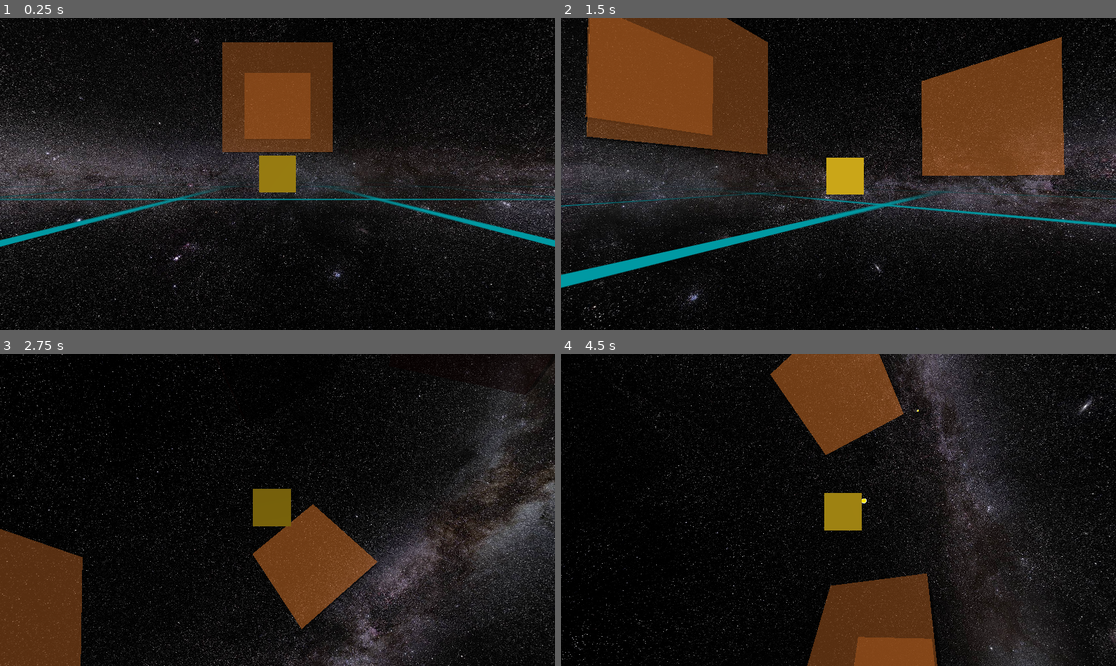
Above: before the commit, frames 1-4 (two rows, left to right).
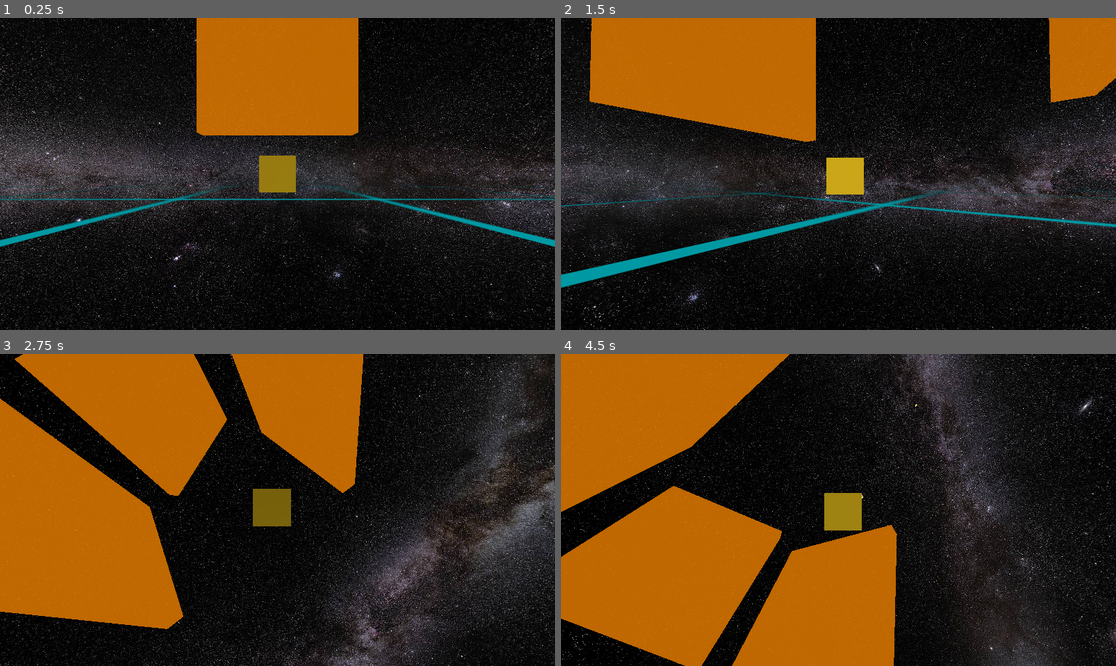
Above: after the commit, the same moments.

Repository: david-andrew/Aberration
Game: Godot game, scene res://world.tscn
Same seed, same stepped clock (60 frames per second), same inputs: the game is played once before the commit and once after it.
Inputs:
- Up to frame 1 (0.25 s): no input
- Up to frame 2 (1.5 s): tap Enter at 0.5 s; hold Right (right) 0.53-1.28 s; hold A (a) 0.53-1.28 s; tap D (d) at 0.8, 1.35 s; hold Down (down) from 1.28 s (still down)
- Up to frame 3 (2.75 s): tap E (e) at 1.55 s; release Down (down) at 2.03 s; hold Right (right) from 2.03 s (still down); hold E (e) from 2.03 s (still down); tap Q (q) at 2.3 s
- Up to frame 4 (4.5 s): release Right (right) at 2.78 s; release E (e) at 2.78 s; hold Up (up) 2.78-3.53 s; tap Q (q) at 2.85 s; tap S (s) at 3.05 s; hold S (s) 3.53-4.28 s; hold Left (left) from 3.53 s (still down); tap Space (space) at 3.8, 4.35 s

The runs differ from the first frame. In frame 1, 12% of the frame differs, in the area x 35-65%, y 0-44%; in frame 2, 29%; in frame 3, 39%; in frame 4, 43%, in the area x 0-69%, y 0-100%.

Commit message:
added some random variation to bullets. fixed frozen in place test obstacles

Diff:
--- a/Ship.gd
+++ b/Ship.gd
@@ -36,9 +36,9 @@
 		var bullet = BULLET.instantiate()
 		GameMaster.current_scene.add_child(bullet)
 		bullet.global_basis = global_basis
-		bullet.position = global_position
+		bullet.position = global_position + Vector3(randf(), randf(), randf()) * 0.5
 		bullet.global_position -= 2*global_transform.basis.z
-		bullet.linear_velocity = linear_velocity + BULLET_INITIAL_SPEED * -global_transform.basis.z
+		bullet.linear_velocity = linear_velocity + BULLET_INITIAL_SPEED * -global_transform.basis.z + Vector3(randf(), randf(), randf()) * 2
 		last_shot_time = Time.get_ticks_msec()
 		total_bullets_shot += 1
 		#if !FULL_AUTOMATIC_MODE:
--- a/world.tscn
+++ b/world.tscn
@@ -1,12 +1,23 @@
-[gd_scene load_steps=17 format=3 uid="uid://dwyh17swso2yf"]
+[gd_scene load_steps=19 format=3 uid="uid://dwyh17swso2yf"]
 
 [ext_resource type="Script" path="res://Ship.gd" id="1_dojcp"]
 [ext_resource type="PackedScene" uid="uid://bwxo76t5hck46" path="res://health.tscn" id="2_1cdyd"]
 [ext_resource type="Texture2D" uid="uid://b1tg053uv0ffy" path="res://assets/textures/MilkeyWay.jpg" id="2_jrtur"]
 [ext_resource type="Texture2D" uid="uid://dofvgqmmehps4" path="res://assets/textures/white outline grid thick.png" id="3_ytujd"]
 [ext_resource type="Script" path="res://CameraTarget.gd" id="4_mhwvw"]
-[ext_resource type="PackedScene" uid="uid://hjumkqtwnyv3" path="res://test_obstacle.tscn" id="5_xvr0y"]
 [ext_resource type="Script" path="res://ChaseCamera.gd" id="7_3p5ke"]
+
+[sub_resource type="StandardMaterial3D" id="StandardMaterial3D_wavts"]
+transparency = 1
+shading_mode = 0
+albedo_color = Color(0.898039, 0.482353, 0, 0.835294)
+
+[sub_resource type="BoxMesh" id="BoxMesh_68qoa"]
+material = SubResource("StandardMaterial3D_wavts")
+size = Vector3(10, 10, 1)
+
+[sub_resource type="BoxShape3D" id="BoxShape3D_o5oov"]
+size = Vector3(10, 10, 1)
 
 [sub_resource type="BoxShape3D" id="BoxShape3D_278ud"]
 
@@ -42,6 +53,19 @@
 
 [node name="World" type="Node3D"]
 
+[node name="NewTestObstacle2" type="RigidBody3D" parent="."]
+transform = Transform3D(1, 0, 0, 0, 0.620929, -0.783867, 0, 0.783867, 0.620929, 0, 15.1525, -0.44755)
+mass = 100.0
+
+[node name="MeshInstance3D" type="MeshInstance3D" parent="NewTestObstacle2"]
+mesh = SubResource("BoxMesh_68qoa")
+skeleton = NodePath("../../NewTestObstacle2")
+
+[node name="Health" parent="NewTestObstacle2" instance=ExtResource("2_1cdyd")]
+
+[node name="CollisionShape3D" type="CollisionShape3D" parent="NewTestObstacle2"]
+shape = SubResource("BoxShape3D_o5oov")
+
 [node name="Ship" type="RigidBody3D" parent="."]
 angular_damp = 1.0
 script = ExtResource("1_dojcp")
@@ -64,9 +88,6 @@
 [node name="WorldEnvironment" type="WorldEnvironment" parent="."]
 environment = SubResource("Environment_4wuuw")
 
-[node name="TestObstacle" parent="." instance=ExtResource("5_xvr0y")]
-transform = Transform3D(1, 0, 0, 0, 1, 0, 0, 0, 1, 0, 7, -13)
-
 [node name="Ground" type="StaticBody3D" parent="."]
 transform = Transform3D(1, 0, 0, 0, 1, 0, 0, 0, 1, 0, -50.5, 0)
 
@@ -83,17 +104,26 @@
 
 [node name="Camera3D" type="Camera3D" parent="ChaseCamera"]
 
-[node name="TestObstacle2" parent="." instance=ExtResource("5_xvr0y")]
-transform = Transform3D(1, 0, 0, 0, 1, 0, 0, 0, 1, 0, 10.2934, 39.8811)
+[node name="NewTestObstacle" type="RigidBody3D" parent="."]
+transform = Transform3D(1, 0, 0, 0, 1, 0, 0, 0, 1, 0, 7.57625, -7.01928)
+mass = 100.0
 
-[node name="TestObstacle3" parent="." instance=ExtResource("5_xvr0y")]
-transform = Transform3D(1, 0, 0, 0, 1, 0, 0, 0, 1, 0, 5.1467, 18.5556)
+[node name="MeshInstance3D" type="MeshInstance3D" parent="NewTestObstacle"]
+mesh = SubResource("BoxMesh_68qoa")
 
-[node name="TestObstacle4" parent="." instance=ExtResource("5_xvr0y")]
-transform = Transform3D(1, 0, 0, 0, 1, 0, 0, 0, 1, 0, 10.2934, -25.2736)
+[node name="Health" parent="NewTestObstacle" instance=ExtResource("2_1cdyd")]
 
-[node name="TestObstacle5" parent="." instance=ExtResource("5_xvr0y")]
-transform = Transform3D(0.949243, 0.0516866, -0.310267, 0.297699, 0.170828, 0.939252, 0.101549, -0.983944, 0.14677, 0, 12.8369, 9.14438)
+[node name="CollisionShape3D" type="CollisionShape3D" parent="NewTestObstacle"]
+shape = SubResource("BoxShape3D_o5oov")
 
-[node name="TestObstacle6" parent="." instance=ExtResource("5_xvr0y")]
-transform = Transform3D(-0.0680326, 0, -0.997683, 0, 1, 0, 0.997683, 0, -0.0680326, 17.1377, 5.1467, 2.19327)
+[node name="NewTestObstacle3" type="RigidBody3D" parent="."]
+transform = Transform3D(1, 0, 0, 0, 1, 0, 0, 0, 1, 0, 7.57625, 5.43643)
+mass = 100.0
+
+[node name="MeshInstance3D" type="MeshInstance3D" parent="NewTestObstacle3"]
+mesh = SubResource("BoxMesh_68qoa")
+
+[node name="Health" parent="NewTestObstacle3" instance=ExtResource("2_1cdyd")]
+
+[node name="CollisionShape3D" type="CollisionShape3D" parent="NewTestObstacle3"]
+shape = SubResource("BoxShape3D_o5oov")
